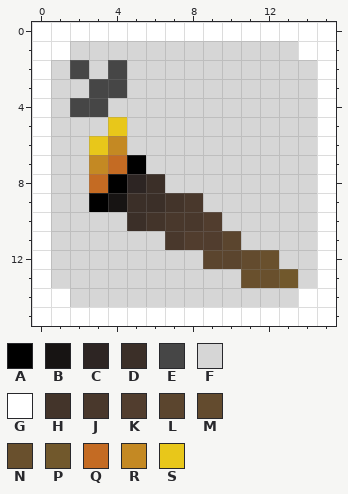
A pixel-art sprite gets an edit: utils/fortune_bot/media/Icon.png. Above, as it was before the edit.
The file is 16x16 pixels. Colours within 5 levels of each other are drawn and written as one.
Palette (. is transparent): A #000000  B #171413  C #2d2523  D #3b2f28  E #464646  F #d6d6d6  G #ffffff  H #43342a  J #49382c  K #513d2e  L #5b452e  M #634b2e  N #69502d  P #71582c  Q #c46b23  R #c48923  S #e8c71a
Pixels before, first column x 0:
 0 GGGGGGGGGGGGGGGG
 1 GGFFFFFFFFFFFFGG
 2 GFEFEFFFFFFFFFFG
 3 GFFEEFFFFFFFFFFG
 4 GFEEFFFFFFFFFFFG
 5 GFFFSFFFFFFFFFFG
 6 GFFSRFFFFFFFFFFG
 7 GFFRQAFFFFFFFFFG
 8 GFFQACDFFFFFFFFG
 9 GFFABDDHJFFFFFFG
10 GFFFFDHJJKFFFFFG
11 GFFFFFFJKKLFFFFG
12 GFFFFFFFFLLMNFFG
13 GFFFFFFFFFFNNPFG
14 GGFFFFFFFFFFFFGG
15 GGGGGGGGGGGGGGGG
Once edited:
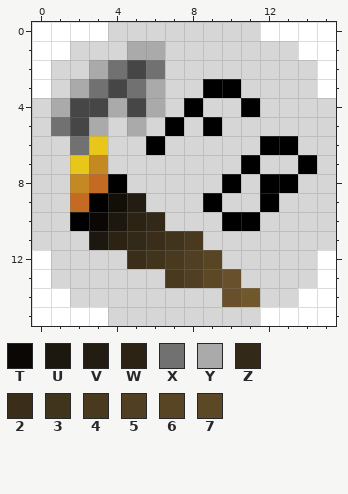
Colours new in this view: T #0a0704  U #1d180f  V #231c12  W #2c2315  X #717171  Y #aaaaaa  Z #322918  2 #3a2e1a  3 #41341c  4 #48391f  5 #503f22  6 #574524  7 #5d4825
The exact change:
{"colour":"B","old":"#171413","new":"#120e08"}
{"y":0,"x":4,"old":"GGGGGGGG","new":"FFFFFFFF"}
{"y":1,"x":5,"old":"FF","new":"YY"}
{"y":2,"x":2,"old":"EFEFF","new":"FYXEX"}
{"y":3,"x":2,"old":"FE","new":"YX"}
{"y":3,"x":5,"old":"FF","new":"XY"}
{"y":3,"x":9,"old":"FF","new":"AA"}
{"y":4,"x":0,"old":"GF","new":"FY"}
{"y":4,"x":4,"old":"FFF","new":"YEY"}
{"y":4,"x":8,"old":"F","new":"A"}
{"y":4,"x":11,"old":"F","new":"A"}
{"y":4,"x":15,"old":"G","new":"F"}
{"y":5,"x":0,"old":"GFFFSF","new":"FXEYFY"}
{"y":5,"x":7,"old":"F","new":"A"}
{"y":5,"x":9,"old":"F","new":"A"}
{"y":5,"x":15,"old":"G","new":"F"}
{"y":6,"x":0,"old":"G","new":"F"}
{"y":6,"x":2,"old":"F","new":"X"}
{"y":6,"x":4,"old":"R","new":"F"}
{"y":6,"x":6,"old":"F","new":"A"}
{"y":6,"x":12,"old":"FF","new":"AA"}
{"y":6,"x":15,"old":"G","new":"F"}
{"y":7,"x":0,"old":"G","new":"F"}
{"y":7,"x":2,"old":"F","new":"S"}
{"y":7,"x":4,"old":"QA","new":"FF"}
{"y":7,"x":11,"old":"F","new":"A"}
{"y":7,"x":14,"old":"FG","new":"AF"}
{"y":8,"x":0,"old":"G","new":"F"}
{"y":8,"x":2,"old":"F","new":"R"}
{"y":8,"x":5,"old":"CD","new":"FF"}
{"y":8,"x":10,"old":"F","new":"A"}
{"y":8,"x":12,"old":"FF","new":"AA"}
{"y":8,"x":15,"old":"G","new":"F"}
{"y":9,"x":0,"old":"G","new":"F"}
{"y":9,"x":2,"old":"F","new":"Q"}
{"y":9,"x":5,"old":"DDHJF","new":"VFFFA"}
{"y":9,"x":12,"old":"F","new":"A"}
{"y":9,"x":15,"old":"G","new":"F"}
{"y":10,"x":0,"old":"G","new":"F"}
{"y":10,"x":2,"old":"FFFDHJJKFF","new":"ATUWZFFFAA"}
{"y":10,"x":15,"old":"G","new":"F"}
{"y":11,"x":0,"old":"G","new":"F"}
{"y":11,"x":3,"old":"FFFFJKKL","new":"UWZ234FF"}
{"y":11,"x":15,"old":"G","new":"F"}
{"y":12,"x":5,"old":"FFFFLLMN","new":"23456FFF"}
{"y":13,"x":7,"old":"FFFFNNP","new":"457NFFF"}
{"y":14,"x":10,"old":"FF","new":"NP"}
{"y":15,"x":4,"old":"GGGGGGGG","new":"FFFFFFFF"}
{"label":"changed","picture_box":[32,22,336,326]}
